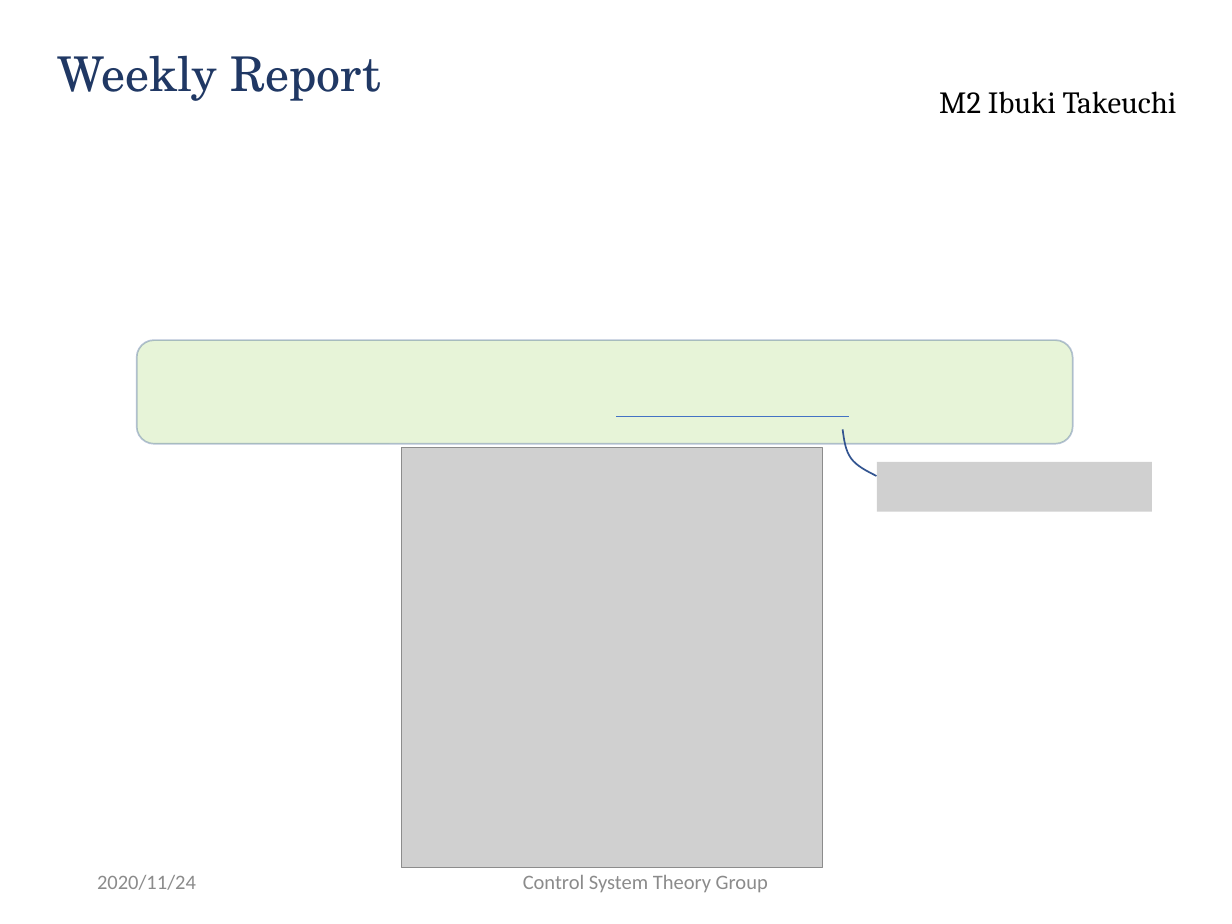
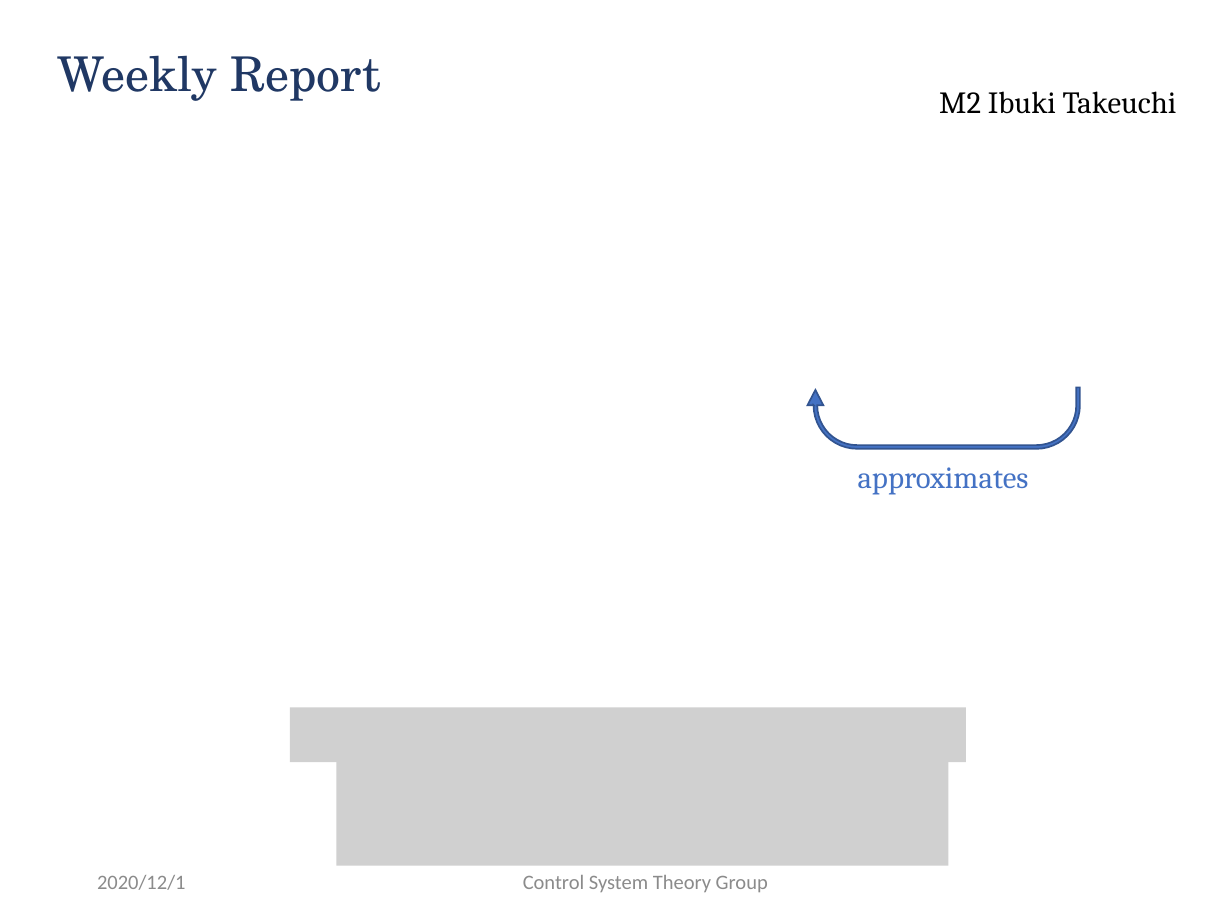
Before and after one commit to ibuki1024/weekly_report, a slide deck: slide 1 of report.pptx (slide 3 before the commit). Drawn at 1232x924 pixels with LibreOffice and Linux fonts; fonts in the diff are those of the drawing; grey boxes stand for pictures; background and template pictures are left out. Boxes give left, top, right and bottom in pixels: in the first picture for what was removed or moved away, otherwise in the second. Text is boxed around its words. In the diff, an @@ line names an element or a change of style, - is before the commit and + after.

```diff
--- a/report.pptx
+++ b/report.pptx
@@ rounded rectangle removed at [137,340,1073,444] @@
@@ uturn arrow added at [807,387,1079,448], fill #4472C4, outline #325491 1 pt @@
@@ line removed from (616, 416) to (849, 416) @@
@@ picture removed at [402,447,822,867] @@
@@ freeform shape removed at [841,424,876,482] @@
@@ text added at [858,467,1029,495], 18 pt, text #4472C4 @@
+approximates
@@ picture removed at [877,462,1152,511] @@
@@ picture added at [290,707,966,761] @@
@@ picture added at [336,752,949,866] @@
@@ text at [97,875,186,890]: text changed @@
-2020/11/24
+2020/12/1
```
Also in this commit, not shown: 2 other slides changed, 3 slides added, 1 slide removed, 1 other file.
